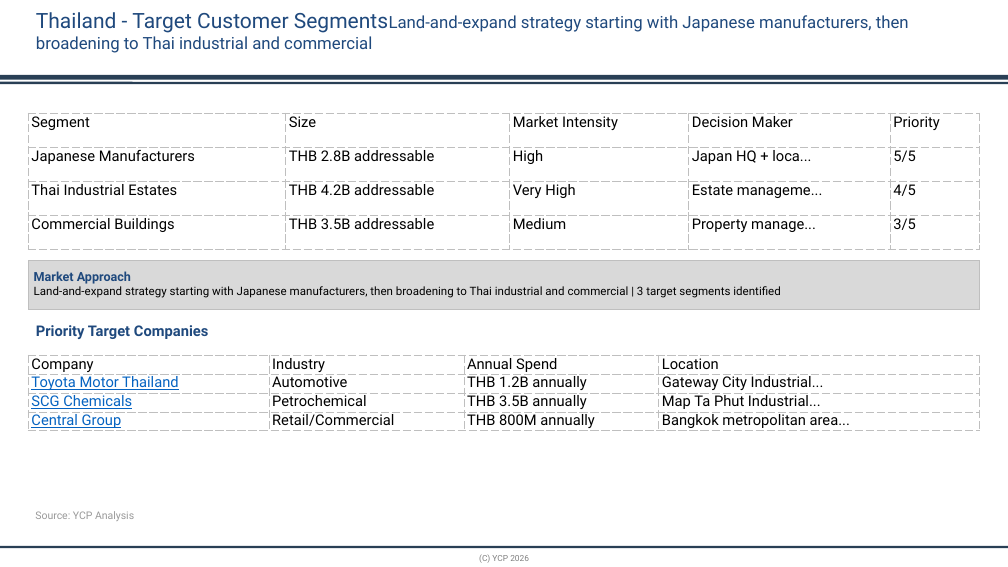
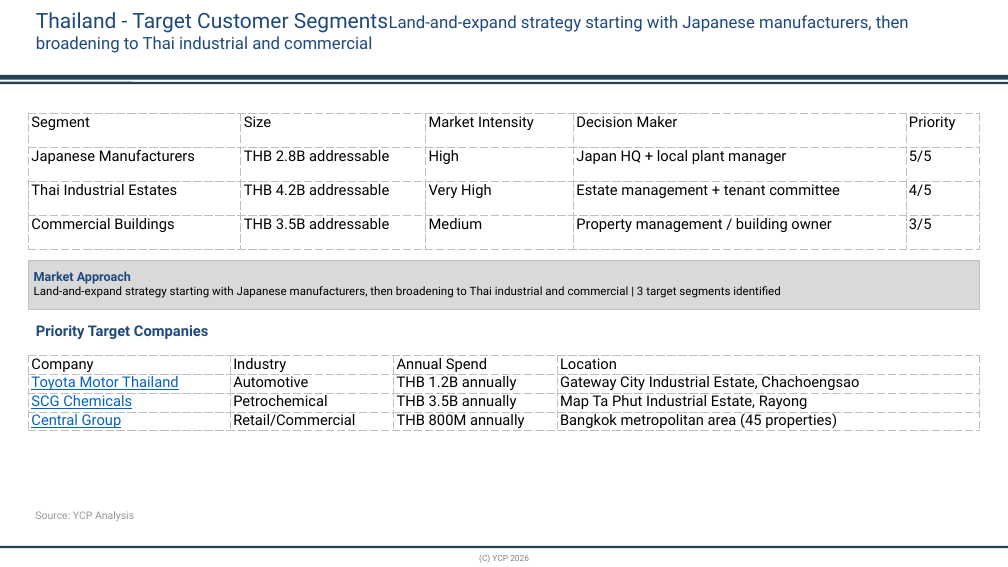
Before and after one commit to xvasjack/xvasjack.github.io, a slide deck: slide 27 of backend/market-research/test-output.pptx. Drawn at 1008x567 pixels with LibreOffice and Linux fonts; fonts in the diff are those of the drawing; background and template pictures are left out. Boxes give left, top, right and bottom in pixels: in the first picture for what was removed or moved away, otherwise in the second. Text is boxed around its words. In the diff, an @@ line names an element or a change of style, - is before the commit and + after.

Commit message:
Fix local PPT validation loop for strict render and real-output checks

```diff
--- a/backend/market-research/test-output.pptx
+++ b/backend/market-research/test-output.pptx
@@ table at bbox=[29, 113, 981, 250] @@
-row 2, column 4: Japan HQ + loca...
+row 2, column 4: Japan HQ + local plant manager
-row 3, column 4: Estate manageme...
+row 3, column 4: Estate management + tenant committee
-row 4, column 4: Property manage...
+row 4, column 4: Property management / building owner
@@ table at bbox=[29, 355, 980, 432] @@
-row 2, column 4: Gateway City Industrial...
+row 2, column 4: Gateway City Industrial Estate, Chachoengsao
-row 3, column 4: Map Ta Phut Industrial...
+row 3, column 4: Map Ta Phut Industrial Estate, Rayong
-row 4, column 4: Bangkok metropolitan area...
+row 4, column 4: Bangkok metropolitan area (45 properties)
```
Also in this commit, not shown: 13 other slides changed, 3 other files.
